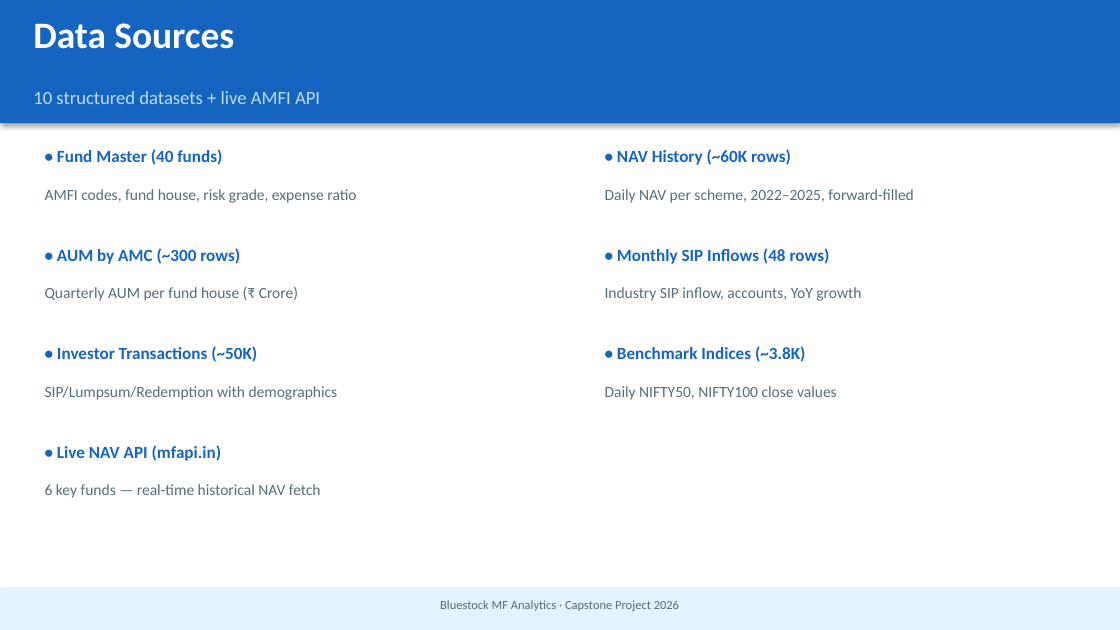
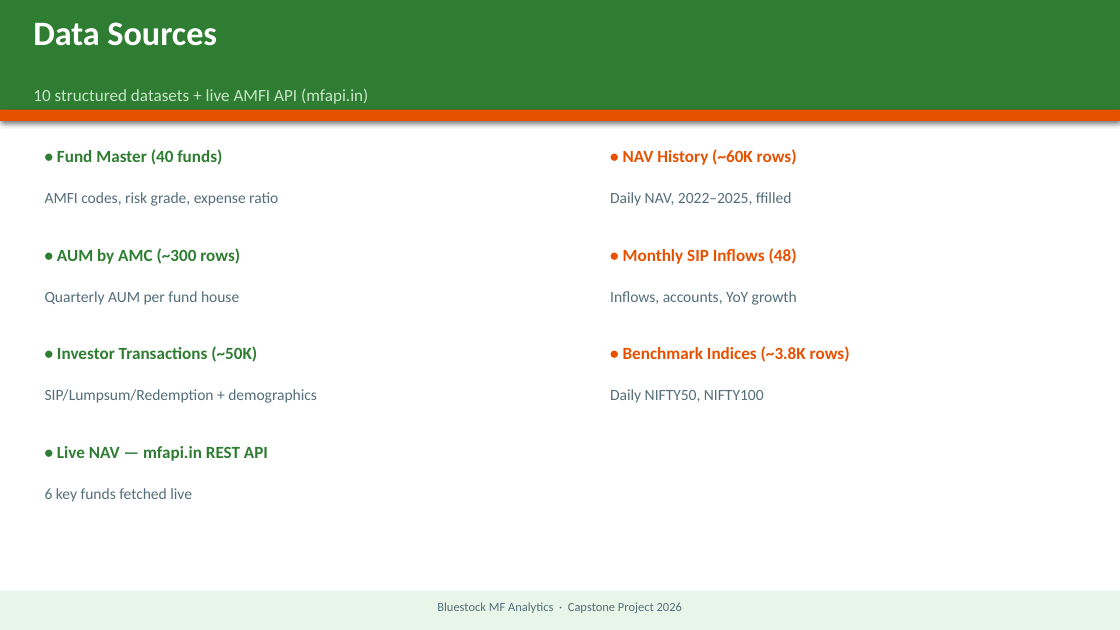
Before and after one commit to HellyPatel-05/MutualFundAnalytics, a slide deck: slide 3 of reports/Bluestock_MF_Presentation.pptx. Drawn at 1120x630 pixels with LibreOffice and Linux fonts; fonts in the diff are those of the drawing. Boxes give left, top, right and bottom in pixels: in the first picture for what was removed or moved away, otherwise in the second. Text is boxed around its words. In the diff, an @@ line names an element or a change of style, - is before the commit and + after.

```diff
--- a/reports/Bluestock_MF_Presentation.pptx
+++ b/reports/Bluestock_MF_Presentation.pptx
@@ rectangle: place and size @@
-rectangle at [0,0,1120,123]
+rectangle at [0,0,1120,118]
@@ rectangle at [0,0,1120,118]: fill #1565C0 to #2E7D32 @@
@@ text "Data Sources" at [33,22,217,46]: size 24 to 22 pt @@
@@ text at [33,88,368,104]: text changed; size 12 to 11 pt; text colour #BBDEFB to #C8E6C9 @@
-10 structured datasets + live AMFI API
+10 structured datasets + live AMFI API (mfapi.in)
@@ rectangle added at [0,110,1120,121], fill #E65100 @@
@@ text "• NAV History (~60K rows)" at [623,149,797,165]: text colour #1565C0 to #E65100 @@
@@ text at [45,192,278,206]: text changed @@
-AMFI codes, fund house, risk grade, expense ratio
+AMFI codes, risk grade, expense ratio
@@ text at [610,192,792,206]: text changed @@
-Daily NAV per scheme, 2022–2025, forward-filled
+Daily NAV, 2022–2025, ffilled
@@ text at [623,248,797,264]: text changed; text colour #1565C0 to #E65100 @@
-• Monthly SIP Inflows (48 rows)
+• Monthly SIP Inflows (48)
@@ text at [45,291,239,305]: text changed @@
-Quarterly AUM per fund house (₹ Crore)
+Quarterly AUM per fund house
@@ text at [610,291,797,305]: text changed @@
-Industry SIP inflow, accounts, YoY growth
+Inflows, accounts, YoY growth
@@ text colour #1565C0 to #2E7D32 in 3 elements at [57,149,222,165], [57,248,240,264], [57,346,257,362] @@
@@ text at [623,346,850,362]: text changed; text colour #1565C0 to #E65100 @@
-• Benchmark Indices (~3.8K)
+• Benchmark Indices (~3.8K rows)
@@ text at [45,389,317,403]: text changed @@
-SIP/Lumpsum/Redemption with demographics
+SIP/Lumpsum/Redemption + demographics
@@ text at [610,389,764,403]: text changed @@
-Daily NIFTY50, NIFTY100 close values
+Daily NIFTY50, NIFTY100
@@ text at [57,446,268,461]: text changed; text colour #1565C0 to #2E7D32 @@
-• Live NAV API (mfapi.in)
+• Live NAV — mfapi.in REST API
@@ text at [45,488,192,502]: text changed @@
-6 key funds — real-time historical NAV fetch
+6 key funds fetched live
@@ rectangle at [0,591,1120,630]: fill #E3F2FD to #E8F5E9 @@
```
Also in this commit, not shown: 11 other slides changed, 4 other files.
